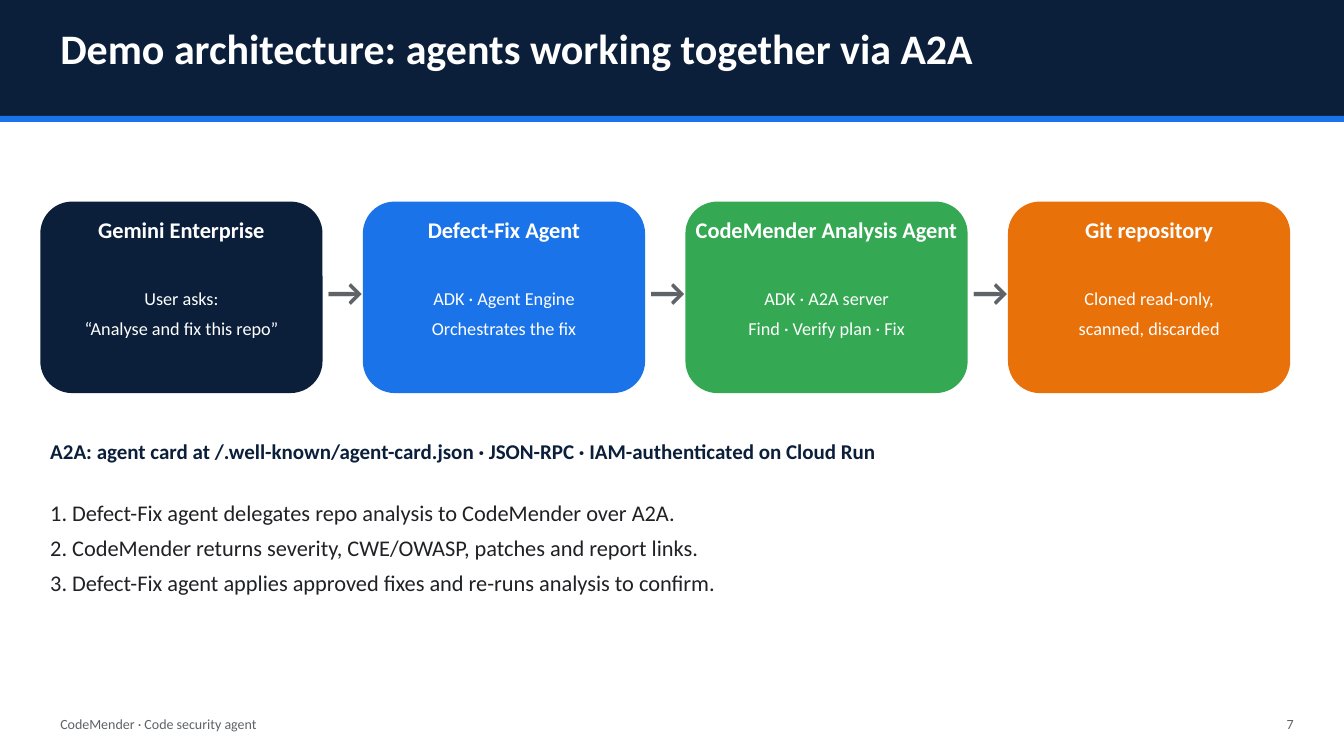
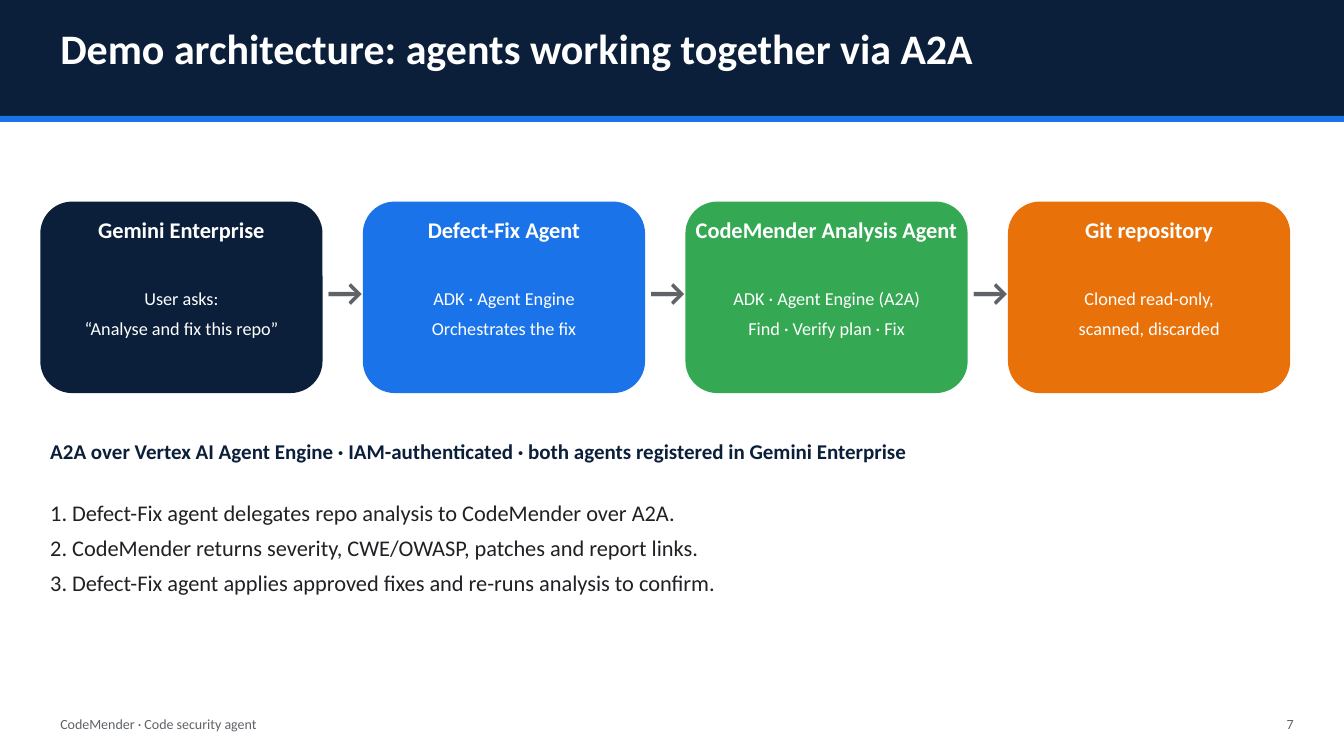
Before and after one commit to DasBalvinderDas/code-mender, a slide deck: slide 7 of ppt/CodeMender_Overview.pptx. Drawn at 1344x756 pixels with LibreOffice and Linux fonts; fonts in the diff are those of the drawing. Boxes give left, top, right and bottom in pixels: in the first picture for what was removed or moved away, otherwise in the second. Text is boxed around its words. In the diff, an @@ line names an element or a change of style, - is before the commit and + after.

```diff
--- a/ppt/CodeMender_Overview.pptx
+++ b/ppt/CodeMender_Overview.pptx
@@ text at box(733, 292, 920, 308): text changed @@
-ADK · A2A server
+ADK · Agent Engine (A2A)
@@ text at box(50, 444, 906, 463): text changed @@
-A2A: agent card at /.well-known/agent-card.json · JSON-RPC · IAM-authenticated on Cloud Run
+A2A over Vertex AI Agent Engine · IAM-authenticated · both agents registered in Gemini Enterprise
```
Also in this commit, not shown: 10 other files.
